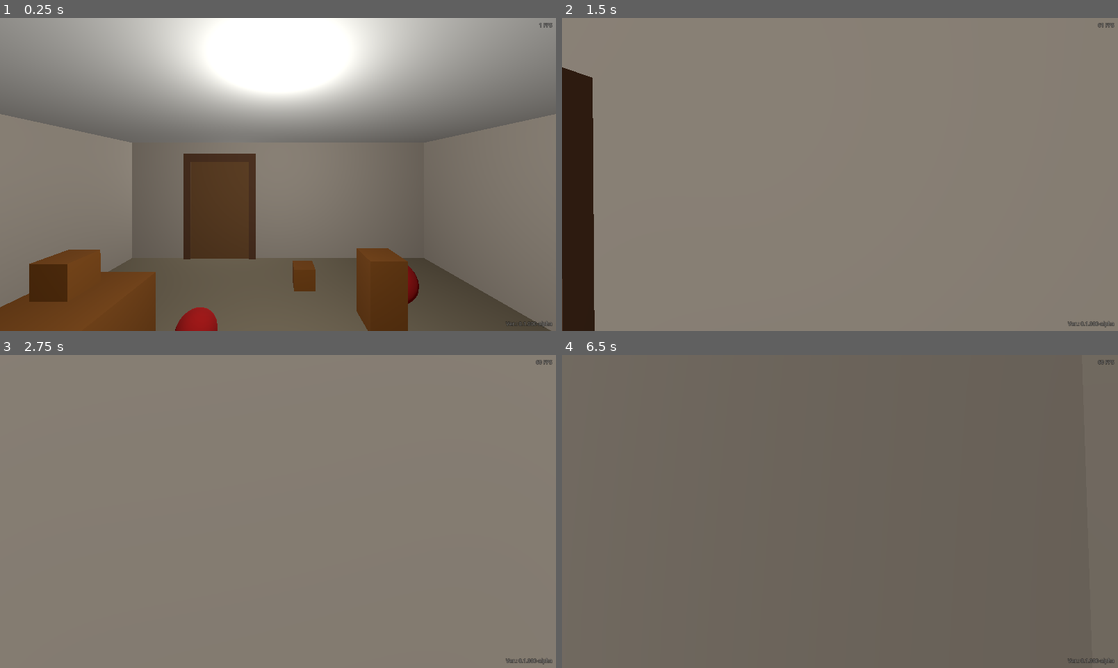
Above: before the commit, frames 1-4 (two rows, left to right).
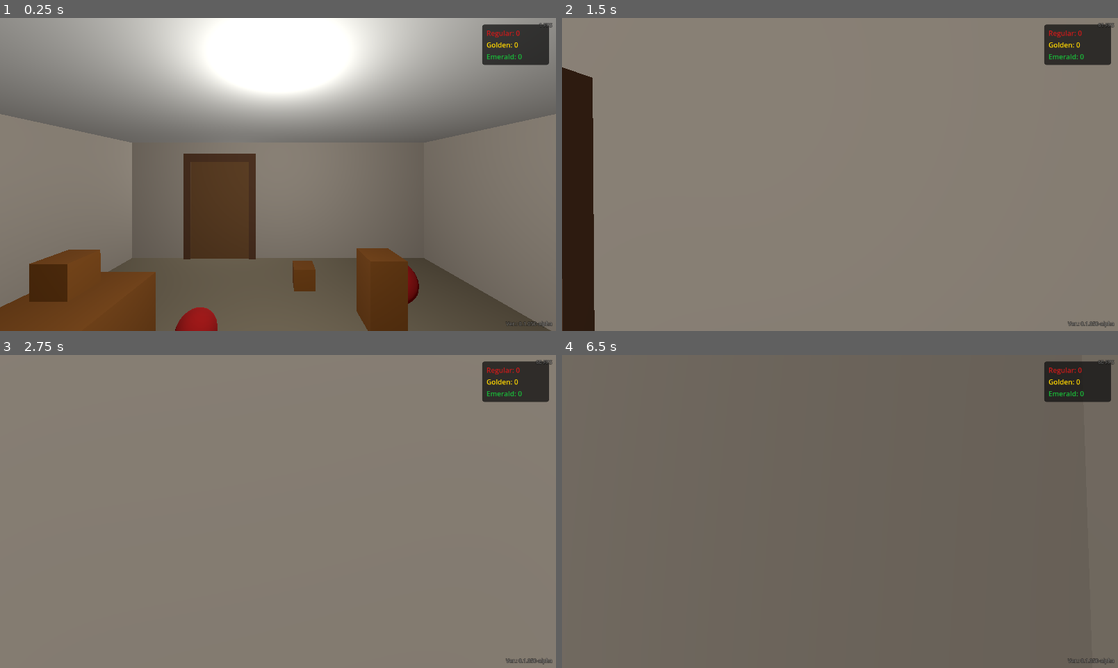
Above: after the commit, the same moments.

Repository: shoyguer/basketball-physics
Game: Godot game, scene res://scenes/room/room.tscn
Same seed, same stepped clock (60 frames per second), same inputs: the game is played once before the commit and once after it.
Inputs (mouse positions are in pixels of both pictures, inside the frame that each line leads up to):
- Up to frame 1 (0.25 s): no input
- Up to frame 2 (1.5 s): move the mouse to (867, 174) at 0.52 s; press the mouse at (867, 174) at 0.53 s; hold W (move_forward) from 0.53 s (still down); tap Space (jump) at 0.77 s; move the mouse to (812, 174) at 1.27 s; release the mouse at (812, 174) at 1.28 s; tap E (interact) at 1.35 s
- Up to frame 3 (2.75 s): keep holding W (move_forward); tap Space (jump) at 1.52 s; click (250, 511) at 1.55 s; tap Enter at 2 s; move the mouse to (289, 505) at 2.02 s; press the mouse at (289, 505) at 2.03 s
- Up to frame 4 (6.5 s): tap Space (jump) at 2.75, 3.02, 3.77, 4.25, 4.52, 5.75, 6.02 s; move the mouse to (834, 517) at 2.77 s; release the mouse at (834, 517) at 2.78 s; tap Shift (sprint) at 2.85, 5.85 s; click (834, 517) at 3.05 s; tap Enter at 3.5, 5 s; move the mouse to (878, 514) at 3.52 s; press the mouse at (878, 514) at 3.53 s; move the mouse to (795, 508) at 4.27 s; release the mouse at (795, 508) at 4.28 s; tap E (interact) at 4.35 s; click (795, 508) at 4.55 s; move the mouse to (845, 511) at 5.02 s; press the mouse at (845, 511) at 5.03 s; move the mouse to (817, 505) at 5.77 s; release W (move_forward) at 5.78 s; release the mouse at (817, 505) at 5.78 s; hold D (move_right) from 5.78 s (still down); click (817, 505) at 6.05 s

The runs differ from the first frame. In frame 1, 1.6% of the frame differs, in the area x 86-99%, y 2-99%; in frame 2, 1.6%; in frame 3, 1.6%; in frame 4, 1.6%.

Commit message:
Added distance scores, and ball type multipliers

Diff:
--- a/src/autoloads/signals.gd
+++ b/src/autoloads/signals.gd
@@ -7,3 +7,9 @@
 ## This is a signal example for demonstration purposes.
 @warning_ignore("unused_signal")
 signal signal_example
+
+## Emitted by BasketballHoop each time a ball scores.
+## ball_type matches PhysicsBall.BallType (0 = REGULAR, 1 = GOLDEN, 2 = EMERALD).
+## distance_zone is 1 (close), 2 (mid), or 3 (far).
+@warning_ignore("unused_signal")
+signal ball_scored(ball_type: int, distance_zone: int)
--- a/src/project.godot
+++ b/src/project.godot
@@ -14,7 +14,7 @@
 
 [application]
 
-config/name="Godot Template Project"
+config/name="Godot 3D Game Example"
 config/version="0.1.000-alpha"
 run/main_scene="res://scenes/room/room.tscn"
 config/features=PackedStringArray("4.6", "Mobile")
--- a/src/scenes/basketball_hoop/basketball_hoop.gd
+++ b/src/scenes/basketball_hoop/basketball_hoop.gd
@@ -18,6 +18,9 @@
 const GOLDEN_BALL_SCENE: PackedScene = preload("res://scenes/objects/golden_ball.tscn")
 ## Scene to instantiate as the emerald ball.
 const EMERALD_BALL_SCENE: PackedScene = preload("res://scenes/objects/emerald_ball.tscn")
+
+const MID_SHOT_Z: float = -13.6
+const NEAR_SHOT_Z: float = -11.5
 
 ## Node to spawn the golden ball at when the reward is earned.
 @export var spawn_node: Marker3D = null
@@ -59,15 +62,20 @@
 ## Scores a point when a candidate ball exits through the bottom of the rim.
 func _on_bottom_zone_entered(body: Node3D) -> void:
 	if not body is PhysicsBall: return
-	var ball: RigidBody3D = body as RigidBody3D
-	if ball not in _candidates or ball in _recent_balls: return
+	var pb: PhysicsBall = body as PhysicsBall
+	if pb not in _candidates or pb in _recent_balls: return
 
-	_candidates.erase(ball)
-	_recent_balls.append(ball)
-	_score += 1
+	_candidates.erase(pb)
+	_recent_balls.append(pb)
+
+	var distance_zone: int = _get_distance_zone(pb)
+	var multiplier: int = _get_multiplier(pb.ball_type)
+	_score += distance_zone * multiplier
 	_update_label()
 
-	get_tree().create_timer(SCORE_COOLDOWN).timeout.connect(_clear_recent.bind(ball))
+	Signals.ball_scored.emit(pb.ball_type, distance_zone)
+
+	get_tree().create_timer(SCORE_COOLDOWN).timeout.connect(_clear_recent.bind(pb))
 
 	if _score >= GOLDEN_SCORE and not _reward_given:
 		_reward_given = true
@@ -102,3 +110,28 @@
 ## Updates the score label text.
 func _update_label() -> void:
 	_score_label.text = "Score: %d" % [_score]
+
+
+## Returns the score multiplier for the given BallType.
+func _get_multiplier(ball_type: int) -> int:
+	match ball_type:
+		PhysicsBall.BallType.GOLDEN:
+			return 2
+		PhysicsBall.BallType.EMERALD:
+			return 5
+		_:
+			return 1
+
+
+## Returns the distance zone (1–3) based on where the ball was last released.
+## Separators in Room 2 sit at z = –11.5 (far), –13.6 (mid), –15.9 (near hoop).
+## 1 pt: shot from near the hoop, so from first separator forward.
+## 2 pts: mid-court shot, so after second separator but before third separator.
+## 3 pts: long shot from far end, so anything behind last separator.
+func _get_distance_zone(ball: PhysicsBall) -> int:
+	var z: float = ball.launch_position.z
+	if z <= MID_SHOT_Z:
+		return 1
+	elif z <= NEAR_SHOT_Z:
+		return 2
+	return 3
--- a/src/scenes/basketball_hoop/basketball_hoop.tscn
+++ b/src/scenes/basketball_hoop/basketball_hoop.tscn
@@ -13,7 +13,7 @@
 
 [sub_resource type="CylinderShape3D" id="CylinderShape3D_score"]
 height = 0.1
-radius = 0.3
+radius = 0.4
 
 [node name="BasketballHoop" type="Node3D" unique_id=1532569111]
 script = ExtResource("1_hoop")
@@ -25,9 +25,9 @@
 material = SubResource("Mat_post")
 
 [node name="Backboard" type="CSGBox3D" parent="." unique_id=1108765493]
-transform = Transform3D(1, 0, 0, 0, 1, 0, 0, 0, 1, 0, 2.5, 0.09745403)
+transform = Transform3D(1, 0, 0, 0, 1, 0, 0, 0, 1, 0, 2.7569823, 0.09745403)
 use_collision = true
-size = Vector3(1.5039063, 0.6, 0.05)
+size = Vector3(1.5039063, 1.1139648, 0.05)
 material = SubResource("Mat_backboard")
 
 [node name="Rim" type="CSGCombiner3D" parent="." unique_id=176112309]
@@ -35,16 +35,15 @@
 use_collision = true
 
 [node name="RimOuter" type="CSGCylinder3D" parent="Rim" unique_id=1040732917]
-transform = Transform3D(1, 0, 0, 0, 1, 0, 0, 0, 1, 0, 0, 0.125)
-radius = 0.4
+transform = Transform3D(1, 0, 0, 0, 1, 0, 0, 0, 1, 0, 0, 0.22937801)
 height = 0.025
 sides = 16
 material = SubResource("Mat_rim")
 
 [node name="RimInner" type="CSGCylinder3D" parent="Rim" unique_id=839864239]
-transform = Transform3D(1, 0, 0, 0, 1, 0, 0, 0, 1, 0, 0, 0.13875625)
+transform = Transform3D(1, 0, 0, 0, 1, 0, 0, 0, 1, 0, 0, 0.22671017)
 operation = 2
-radius = 0.35
+radius = 0.45
 height = 0.1
 sides = 16
 
@@ -54,7 +53,7 @@
 collision_mask = 2
 
 [node name="CollisionShape3D" type="CollisionShape3D" parent="TopZone" unique_id=47222070]
-transform = Transform3D(1, 0, 0, 0, 1, 0, 0, 0, 1, 0, 0.015375376, 0.13230258)
+transform = Transform3D(1, 0, 0, 0, 1, 0, 0, 0, 1, 0, 0.015375376, 0.22689095)
 shape = SubResource("CylinderShape3D_score")
 
 [node name="BottomZone" type="Area3D" parent="." unique_id=2121583251]
@@ -63,11 +62,11 @@
 collision_mask = 2
 
 [node name="CollisionShape3D" type="CollisionShape3D" parent="BottomZone" unique_id=1494356564]
-transform = Transform3D(1, 0, 0, 0, 1, 0, 0, 0, 1, 0, 0.0726825, 0.13230258)
+transform = Transform3D(1, 0, 0, 0, 1, 0, 0, 0, 1, 0, 0.0726825, 0.22689095)
 shape = SubResource("CylinderShape3D_score")
 
 [node name="ScoreLabel" type="Label3D" parent="." unique_id=1703270278]
-transform = Transform3D(1, 0, 0, 0, 1, 0, 0, 0, 1, 0, 2.5177996, 0.12631708)
+transform = Transform3D(1, 0, 0, 0, 1, 0, 0, 0, 1, 0, 2.7740798, 0.12631708)
 pixel_size = 0.003
 modulate = Color(1, 1, 0.2, 1)
 text = "Score: 0 / 10"
--- a/src/scenes/objects/emerald_ball.tscn
+++ b/src/scenes/objects/emerald_ball.tscn
@@ -29,9 +29,11 @@
 
 [node name="EmeraldBall" type="RigidBody3D" unique_id=712340001]
 collision_layer = 3
+mass = 1.5
 physics_material_override = ExtResource("1_6jhj3")
 continuous_cd = true
 script = ExtResource("1_ball")
+ball_type = 2
 
 [node name="CollisionShape3D" type="CollisionShape3D" parent="." unique_id=802607074]
 shape = SubResource("SphereShape3D_bcktl")
--- a/src/scenes/objects/golden_ball.tscn
+++ b/src/scenes/objects/golden_ball.tscn
@@ -18,6 +18,7 @@
 physics_material_override = ExtResource("1_6jhj3")
 continuous_cd = true
 script = ExtResource("1_ball")
+ball_type = 1
 
 [node name="CollisionShape3D" type="CollisionShape3D" parent="." unique_id=802607073]
 shape = SubResource("SphereShape3D_6jhj3")
--- a/src/scenes/objects/physics_ball.gd
+++ b/src/scenes/objects/physics_ball.gd
@@ -7,6 +7,16 @@
 ## [method on_grabbed], and [method on_released]. Also shows
 ## an outline and billboard label when the player looks at it.
 
+
+## Identifies the ball type for the scoring multiplier system.
+enum BallType { REGULAR, GOLDEN, EMERALD }
+
+## The type of this ball, used to pick the correct score multiplier.
+@export var ball_type: BallType = BallType.REGULAR
+
+## World position recorded the last time the player released this ball.
+## Used by BasketballHoop to determine which distance zone the shot came from.
+var launch_position: Vector3 = Vector3.ZERO
 
 ## Radius of the ball in metres.
 @export var ball_radius: float = 0.25:
@@ -21,6 +31,7 @@
 func _ready() -> void:
 	_apply_size()
 	if not Engine.is_editor_hint():
+		launch_position = global_position
 		_highlight.setup(self, "[E] Grab")
 
 
--- a/src/scenes/player/player.gd
+++ b/src/scenes/player/player.gd
@@ -219,6 +219,9 @@
 	_held_object.gravity_scale = _held_previous_gravity
 	_held_object.remove_collision_exception_with(self)
 
+	if _held_object is PhysicsBall:
+		(_held_object as PhysicsBall).launch_position = global_position
+
 	if _held_object.has_method("on_released"):
 		_held_object.on_released()
 
--- a/src/scenes/player/player.tscn
+++ b/src/scenes/player/player.tscn
@@ -2,6 +2,7 @@
 
 [ext_resource type="Script" uid="uid://bo4neshyjlnue" path="res://scenes/player/player.gd" id="1_player"]
 [ext_resource type="PackedScene" path="res://ui/ui.tscn" id="2_holdui"]
+[ext_resource type="PackedScene" path="res://ui/score_hud.tscn" id="3_scorehud"]
 
 [sub_resource type="CapsuleShape3D" id="CapsuleShape3D_1"]
 radius = 0.3
@@ -26,3 +27,5 @@
 [node name="HUD" type="CanvasLayer" parent="." unique_id=150401188]
 
 [node name="UI" parent="HUD" unique_id=812345678 instance=ExtResource("2_holdui")]
+
+[node name="ScoreHUD" parent="HUD" instance=ExtResource("3_scorehud")]
--- a/src/scripts/versioning.gd
+++ b/src/scripts/versioning.gd
@@ -20,7 +20,7 @@
 static var game_version: Dictionary = {
 	"major": "0",
 	"minor": "1",
-	"build": "000",
+	"build": "050",
 	"label": "alpha"
 }
 ## Human readable game version string.
--- /dev/null
+++ b/src/ui/score_hud.gd
@@ -0,0 +1,39 @@
+class_name ScoreHUD
+extends Control
+## Top-right HUD panel showing how many of each ball type the player has scored.
+##
+## Each label is a plain counter (+1 per ball). The actual point total
+## (distance × multiplier) is tracked by the hoop's own ScoreLabel.
+## All three labels are always visible regardless of the throw-strength UI.
+
+
+var _regular_count: int = 0
+var _golden_count: int = 0
+var _emerald_count: int = 0
+
+@onready var _regular_label: Label = $Panel/VBox/Regular
+@onready var _golden_label: Label = $Panel/VBox/Golden
+@onready var _emerald_label: Label = $Panel/VBox/Emerald
+
+
+func _ready() -> void:
+	Signals.ball_scored.connect(_on_ball_scored)
+	_update_labels()
+
+
+## Increments the counter for the ball type that just scored.
+func _on_ball_scored(ball_type: int, _distance_zone: int) -> void:
+	match ball_type:
+		PhysicsBall.BallType.REGULAR:
+			_regular_count += 1
+		PhysicsBall.BallType.GOLDEN:
+			_golden_count += 1
+		PhysicsBall.BallType.EMERALD:
+			_emerald_count += 1
+	_update_labels()
+
+
+func _update_labels() -> void:
+	_regular_label.text = "Regular: %d" % _regular_count
+	_golden_label.text = "Golden: %d" % _golden_count
+	_emerald_label.text = "Emerald: %d" % _emerald_count
--- /dev/null
+++ b/src/ui/score_hud.tscn
@@ -0,0 +1,54 @@
+[gd_scene format=3 uid="uid://cscorehud0001"]
+
+[ext_resource type="Script" path="res://ui/score_hud.gd" id="1_scorehud"]
+
+[sub_resource type="StyleBoxFlat" id="StyleBoxFlat_panel"]
+bg_color = Color(0.05, 0.05, 0.05, 0.72)
+corner_radius_top_left = 6
+corner_radius_top_right = 6
+corner_radius_bottom_right = 6
+corner_radius_bottom_left = 6
+content_margin_left = 10.0
+content_margin_top = 8.0
+content_margin_right = 10.0
+content_margin_bottom = 8.0
+
+[node name="ScoreHUD" type="Control"]
+layout_mode = 3
+anchor_left = 1.0
+anchor_top = 0.0
+anchor_right = 1.0
+anchor_bottom = 0.0
+offset_left = -170.0
+offset_top = 16.0
+offset_right = -16.0
+offset_bottom = 106.0
+grow_horizontal = 0
+mouse_filter = 2
+script = ExtResource("1_scorehud")
+
+[node name="Panel" type="PanelContainer" parent="."]
+layout_mode = 1
+anchors_preset = 15
+anchor_right = 1.0
+anchor_bottom = 1.0
+theme_override_styles/panel = SubResource("StyleBoxFlat_panel")
+
+[node name="VBox" type="VBoxContainer" parent="Panel"]
+layout_mode = 2
+theme_override_constants/separation = 4
+
+[node name="Regular" type="Label" parent="Panel/VBox"]
+layout_mode = 2
+theme_override_colors/font_color = Color(0.8, 0.1, 0.1, 1)
+text = "Regular: 0"
+
+[node name="Golden" type="Label" parent="Panel/VBox"]
+layout_mode = 2
+theme_override_colors/font_color = Color(1, 0.84, 0, 1)
+text = "Golden: 0"
+
+[node name="Emerald" type="Label" parent="Panel/VBox"]
+layout_mode = 2
+theme_override_colors/font_color = Color(0.1, 0.72, 0.22, 1)
+text = "Emerald: 0"
Not shown, added: src/ui/score_hud.gd.uid
